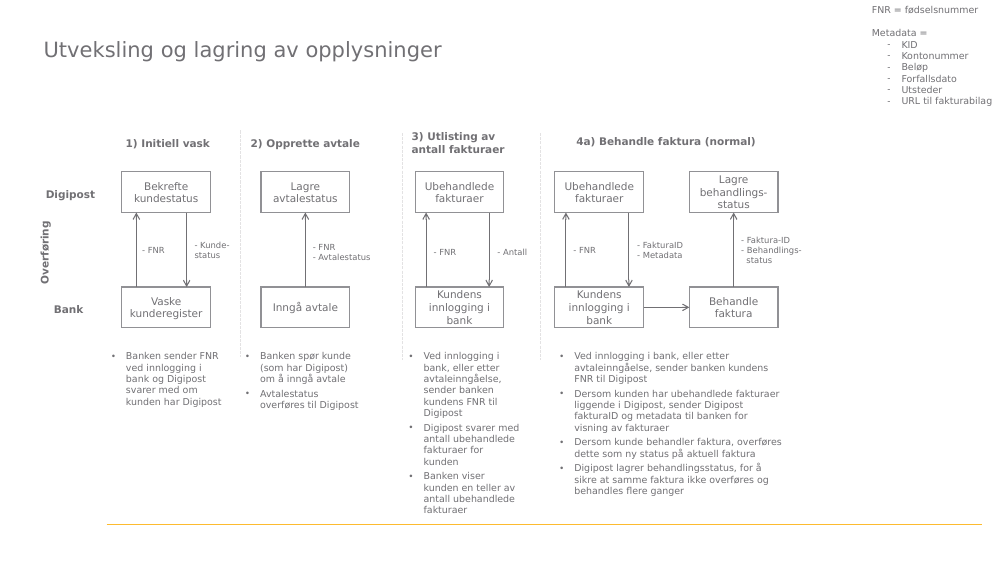
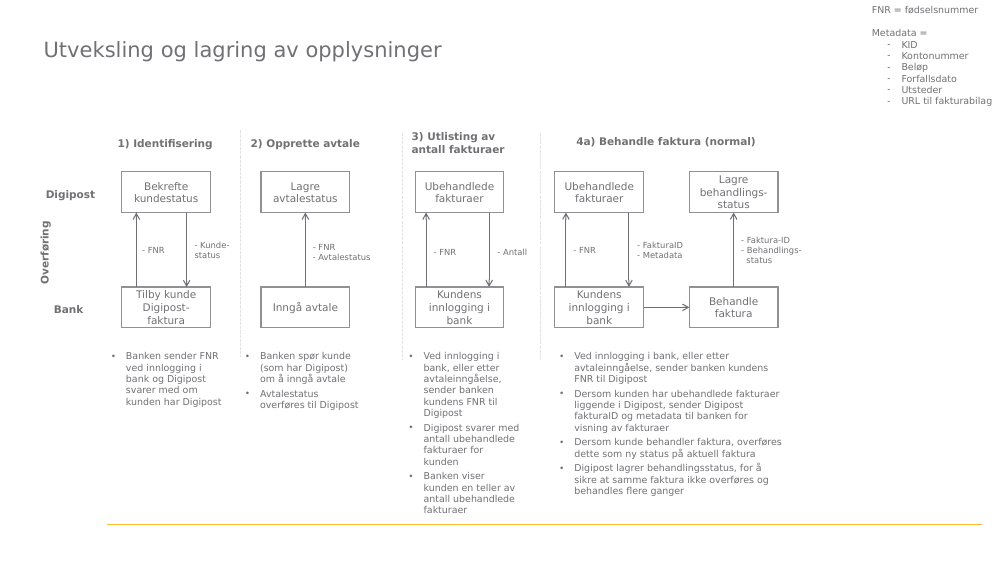
Before and after one commit to digipost/invoice-api-specification, a slide deck: slide 1 of tjenestebeskrivelse/betal-fra-nettbank-datautveksling.pptx. Drawn at 1008x567 pixels with LibreOffice and Linux fonts; fonts in the diff are those of the drawing; background and template pictures are left out. Boxes give left, top, right and bottom in pixels: in the first picture for what was removed or moved away, otherwise in the second. Text is boxed around its words. In the diff, an @@ line names an element or a change of style, - is before the commit and + after.

Commit message:
Overskrift 1) => Identifisering

```diff
--- a/tjenestebeskrivelse/betal-fra-nettbank-datautveksling.pptx
+++ b/tjenestebeskrivelse/betal-fra-nettbank-datautveksling.pptx
@@ text at [118, 139, 212, 149]: text changed @@
-1) Initiell vask
+1) Identifisering
@@ text in rectangle at [136, 290, 196, 324]: text changed @@
-Vaske kunderegister
+Tilby kunde Digipost-faktura
```
